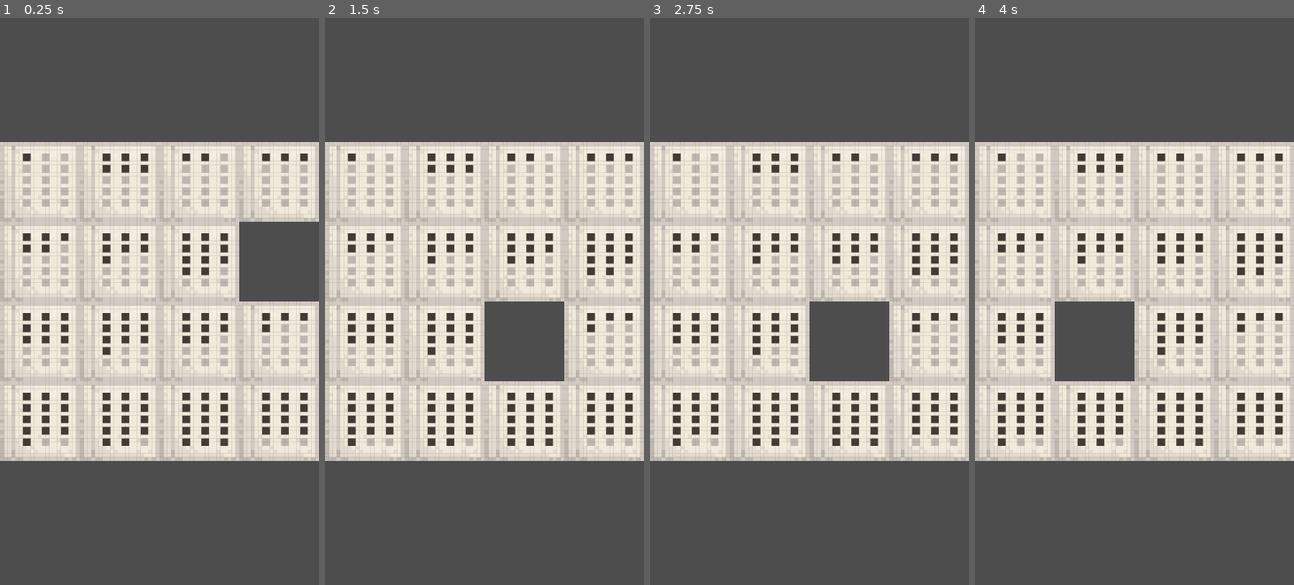
Above: before the commit, frames 1-4 (left to right).
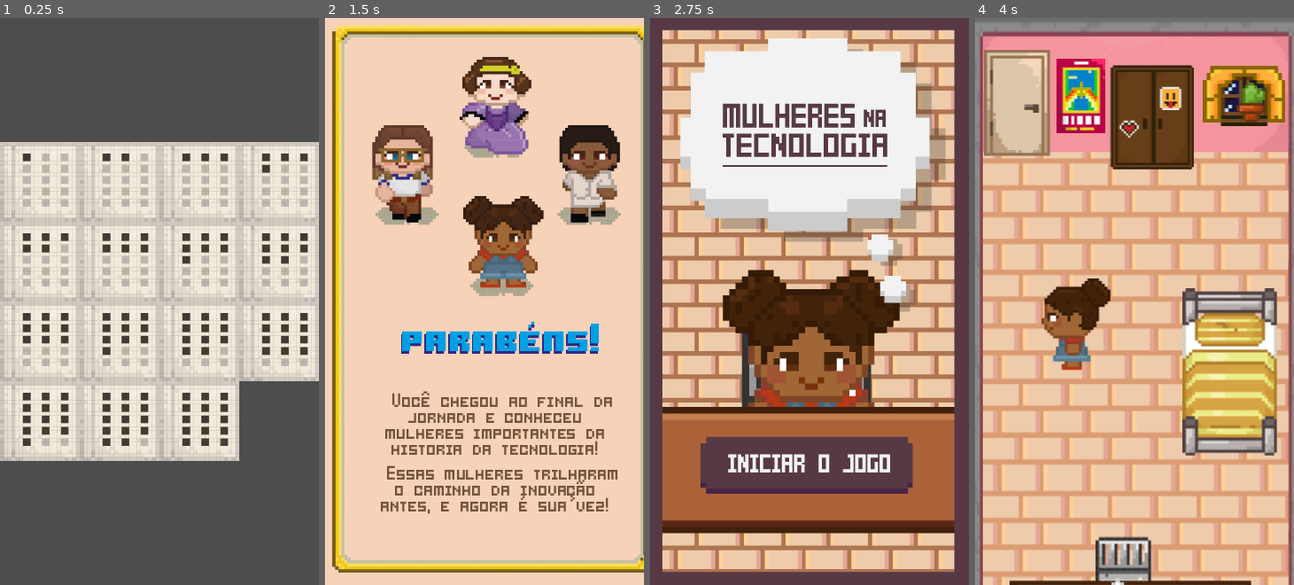
Above: after the commit, the same moments.

Repository: anacarlalima1/godot-game-hackathon
Game: Godot game, scene res://scenes/sliding_puzzle.tscn
Two runs of this game, one before a commit and one after it. Both use one fixed random seed, a clock stepped at 60 frames per second and the inputs below. This scene is started directly instead of the project's main scene.
Inputs (mouse positions are in pixels of both pictures, inside the frame that each line leads up to):
- Up to frame 1 (0.25 s): no input
- Up to frame 2 (1.5 s): tap Enter at 0.5 s; move the mouse to (554, 273) at 0.52 s; tap B at 0.6 s; click (554, 273) at 0.67 s; click (490, 301) at 1.27 s
- Up to frame 3 (2.75 s): click (815, 301) at 2.02 s
- Up to frame 4 (4 s): click (1134, 301) at 2.77 s; move the mouse to (1070, 329) at 3.52 s; hold A from 3.53 s (still down); click (1070, 329) at 3.6 s; tap B at 3.8 s

The runs differ from the first frame. In frame 1, 7.8% of the frame differs, in the area x 32-100%, y 23-79%; in frame 2, 93%; in frame 3, 84%; in frame 4, 99%, in the area x 0-100%, y 0-100%.

Commit message:
terminando fluxo

Diff:
--- a/scenes/bedroom.tscn
+++ b/scenes/bedroom.tscn
@@ -139,7 +139,6 @@
 animation = &"book_closed"
 
 [node name="Presente" type="AnimatedSprite2D" parent="."]
-visible = false
-position = Vector2(160, 576)
+position = Vector2(168, 576)
 sprite_frames = SubResource("SpriteFrames_bdrcm")
 animation = &"present_closed"
--- /dev/null
+++ b/scenes/capa_inicial.tscn
@@ -0,0 +1,19 @@
+[gd_scene load_steps=3 format=3 uid="uid://c2wtwmyufoxr0"]
+
+[ext_resource type="Script" path="res://scripts/inicio.gd" id="1_pv0oc"]
+[ext_resource type="Texture2D" uid="uid://bh0u5kpoyj8ad" path="res://sprites-menu/capa_inicial.png" id="2_hq4j3"]
+
+[node name="CapaInicial" type="Control"]
+layout_mode = 3
+anchors_preset = 15
+anchor_right = 1.0
+anchor_bottom = 1.0
+grow_horizontal = 2
+grow_vertical = 2
+script = ExtResource("1_pv0oc")
+
+[node name="Inicio" type="TextureButton" parent="."]
+layout_mode = 0
+offset_right = 40.0
+offset_bottom = 40.0
+texture_normal = ExtResource("2_hq4j3")
--- /dev/null
+++ b/scenes/fim.tscn
@@ -0,0 +1,19 @@
+[gd_scene load_steps=3 format=3 uid="uid://bdvwp5jl2fy01"]
+
+[ext_resource type="Script" path="res://scripts/fim.gd" id="1_g5aq2"]
+[ext_resource type="Texture2D" uid="uid://3xhe6dl4w5sa" path="res://sprites-menu/fim do jogo-03.png" id="2_o384q"]
+
+[node name="Fim" type="Control"]
+layout_mode = 3
+anchors_preset = 15
+anchor_right = 1.0
+anchor_bottom = 1.0
+grow_horizontal = 2
+grow_vertical = 2
+script = ExtResource("1_g5aq2")
+
+[node name="Fim" type="TextureButton" parent="."]
+layout_mode = 0
+offset_right = 40.0
+offset_bottom = 40.0
+texture_normal = ExtResource("2_o384q")
--- a/scenes/menu.tscn
+++ b/scenes/menu.tscn
@@ -1,7 +1,11 @@
-[gd_scene load_steps=3 format=3 uid="uid://be6cuocspeugx"]
+[gd_scene load_steps=7 format=3 uid="uid://be6cuocspeugx"]
 
 [ext_resource type="Script" path="res://scripts/menu.gd" id="1_mt1st"]
-[ext_resource type="Texture2D" uid="uid://8fs23c6k3j8s" path="res://sprites-menu/menu 1.png" id="1_nqt56"]
+[ext_resource type="Texture2D" uid="uid://8fs23c6k3j8s" path="res://sprites-menu/menu 1.png" id="2_vt5cm"]
+[ext_resource type="Texture2D" uid="uid://4jt28xb31d67" path="res://sprites-menu/menu 2.png" id="3_ljnxk"]
+[ext_resource type="Texture2D" uid="uid://5i76geqc5byl" path="res://sprites-menu/menu 3.png" id="4_u55lw"]
+[ext_resource type="Texture2D" uid="uid://52mfapd0df4x" path="res://sprites-menu/ada lovelace_retrato.png" id="5_43m83"]
+[ext_resource type="Texture2D" uid="uid://bk2ym14yj8f6x" path="res://sprites-menu/desafio_prancheta.png" id="6_rttnw"]
 
 [node name="Menu" type="Control"]
 layout_mode = 3
@@ -15,14 +19,26 @@
 offset_top = 16.0
 offset_right = 361.0
 offset_bottom = 657.0
-texture_normal = ExtResource("1_nqt56")
+texture_normal = ExtResource("2_vt5cm")
 
 [node name="Inicio" type="TextureButton" parent="."]
 layout_mode = 0
 offset_right = 40.0
 offset_bottom = 40.0
+texture_normal = ExtResource("3_ljnxk")
 
 [node name="History" type="TextureButton" parent="."]
 layout_mode = 0
 offset_right = 40.0
 offset_bottom = 40.0
+texture_normal = ExtResource("4_u55lw")
+
+[node name="AdaLovelaceRetrato" type="Sprite2D" parent="History"]
+position = Vector2(80, 96)
+texture = ExtResource("5_43m83")
+
+[node name="Desafio" type="TextureButton" parent="."]
+layout_mode = 0
+offset_right = 40.0
+offset_bottom = 40.0
+texture_normal = ExtResource("6_rttnw")
--- a/scenes/tile.tscn
+++ b/scenes/tile.tscn
@@ -9,3 +9,4 @@
 script = ExtResource("1_hrkln")
 
 [node name="TileSprite" type="Sprite2D" parent="."]
+position = Vector2(80, 72)
--- /dev/null
+++ b/scenes/vitoria.tscn
@@ -0,0 +1,19 @@
+[gd_scene load_steps=3 format=3 uid="uid://dp686y068lpd3"]
+
+[ext_resource type="Texture2D" uid="uid://beeg5gw40ceo3" path="res://sprites-menu/desafio_vitória.png" id="1_fl8er"]
+[ext_resource type="Script" path="res://scripts/vitoria.gd" id="1_lncpe"]
+
+[node name="Vitoria" type="Control"]
+layout_mode = 3
+anchors_preset = 15
+anchor_right = 1.0
+anchor_bottom = 1.0
+grow_horizontal = 2
+grow_vertical = 2
+script = ExtResource("1_lncpe")
+
+[node name="vitoria" type="TextureButton" parent="."]
+layout_mode = 0
+offset_right = 40.0
+offset_bottom = 40.0
+texture_normal = ExtResource("1_fl8er")
--- a/scripts/bedroom.gd
+++ b/scripts/bedroom.gd
@@ -1,28 +1,61 @@
 extends Control
 
 var book: AnimatedSprite2D
+var present: AnimatedSprite2D
 var timer: Timer
+var present_open = false
+var book_visible = false
+var book_open = false  # Adicionada a variável book_open
 
 func _ready():
 	book = $Livro
+	present = $Presente
 	timer = Timer.new()
 	add_child(timer)
 
-	# Inicialmente, o livro é visível e fechado
-	book.play("book_closed")
+	# Inicialmente, o presente é visível e fechado
+	present.play("present_closed")
+	book.hide()  # Esconde o livro inicialmente
 	print("Script está pronto.")
 
 func _input(event):
-	if event is InputEventKey and event.pressed and event.keycode == Key.KEY_A:
-		print("Tecla A pressionada.")
-		if book.animation == "book_closed":
-			book.play("book_open")
-			print("Livro foi aberto!")
-			timer.wait_time = 2.0  # Define o tempo de espera em segundos
-			timer.one_shot = true
-			timer.connect("timeout", Callable(self, "_on_timer_timeout"))
-			timer.start()
+	if event is InputEventKey and event.pressed:
+		if event.keycode == Key.KEY_B:
+			_handle_b_pressed()
+		elif event.keycode == Key.KEY_A:
+			_handle_a_pressed()
 
-func _on_timer_timeout():
+func _handle_b_pressed():
+	if not present_open:
+		print("Tecla B pressionada - Abrindo presente.")
+		present.play("present_open")
+		timer.wait_time = 1.0  # Define o tempo de espera em segundos
+		timer.one_shot = true
+		timer.connect("timeout", Callable(self, "_on_present_opened"))
+		timer.start()
+	else:
+		print("Tecla B pressionada - Mostrando livro fechado.")
+		present.hide()
+		book.show()
+		book.play("book_closed")
+		present_open = false
+		book_visible = true
+
+func _on_present_opened():
+	print("Presente aberto.")
+	present.play("present_opened")
+	present_open = true
+
+func _handle_a_pressed():
+	if book_visible and not book_open:
+		print("Tecla A pressionada - Abrindo livro.")
+		book.play("book_open")
+		book_open = true  # Atualiza o estado para indicar que o livro está aberto
+		timer.wait_time = 2.0  # Define o tempo de espera em segundos
+		timer.one_shot = true
+		timer.connect("timeout", Callable(self, "_on_book_opened"))
+		timer.start()
+
+func _on_book_opened():
 	print("Mudando para a próxima cena.")
 	get_tree().change_scene_to_file("res://scenes/menu.tscn")
--- /dev/null
+++ b/scripts/fim.gd
@@ -0,0 +1,11 @@
+extends Control
+
+func _ready():
+	print("Cena inicial pronta. Aguardando clique para mudar para a cena principal.")
+	# Habilita a detecção de eventos de entrada
+	set_process_input(true)
+
+func _input(event):
+	if event is InputEventMouseButton and event.pressed:
+		print("Clique detectado. Carregando a cena principal.")
+		get_tree().change_scene_to_file("res://scenes/capa_inicial.tscn")
--- /dev/null
+++ b/scripts/inicio.gd
@@ -0,0 +1,11 @@
+extends Node
+
+func _ready():
+	print("Cena inicial pronta. Aguardando clique para mudar para a cena principal.")
+	# Habilita a detecção de eventos de entrada
+	set_process_input(true)
+
+func _input(event):
+	if event is InputEventMouseButton and event.pressed:
+		print("Clique detectado. Carregando a cena principal.")
+		get_tree().change_scene_to_file("res://scenes/main.tscn")
--- a/scripts/menu.gd
+++ b/scripts/menu.gd
@@ -9,6 +9,7 @@
 	sprites.append($Capa)
 	sprites.append($Inicio)
 	sprites.append($History)
+	sprites.append($Desafio)
 
 	# Inicialmente, mostre apenas a primeira sprite
 	show_sprite(current_sprite_index)
@@ -18,14 +19,18 @@
 		sprite.connect("pressed", Callable(self, "_on_sprite_pressed"))
 
 func _on_sprite_pressed():
-	# Oculta a sprite atual
-	sprites[current_sprite_index].hide()
+	# Verifica se a sprite atual é a última
+	if current_sprite_index == sprites.size() - 1:
+		change_to_puzzle_scene()
+	else:
+		# Oculta a sprite atual
+		sprites[current_sprite_index].hide()
 
-	# Avança para a próxima sprite
-	current_sprite_index = (current_sprite_index + 1) % sprites.size()
+		# Avança para a próxima sprite
+		current_sprite_index += 1
 
-	# Mostra a próxima sprite
-	show_sprite(current_sprite_index)
+		# Mostra a próxima sprite
+		show_sprite(current_sprite_index)
 
 func show_sprite(index):
 	# Oculta todas as sprites
@@ -34,3 +39,7 @@
 
 	# Mostra a sprite especificada
 	sprites[index].show()
+
+func change_to_puzzle_scene():
+	print("Mudando para a cena do quebra-cabeça.")
+	get_tree().change_scene_to_file("res://scenes/sliding_puzzle.tscn")
--- a/scripts/player.gd
+++ b/scripts/player.gd
@@ -1,63 +1,71 @@
 extends Area2D
-#
-@export var speed = 400
+
+@export var speed = 200  # Ajuste a velocidade conforme necessário
 var screen_size
 var destination = Vector2.ZERO
 var is_mouse_pressed = false
 
 func _ready():
 	screen_size = get_viewport_rect().size
-	destination = position  # Inicialmente, o destino é a posição atual
+	destination = position  # Define a posição inicial como destino para evitar movimento imediato
 
 func _process(delta):
 	var velocity = Vector2.ZERO
 
-	# Verifica se o mouse foi clicado
+	# Movimento controlado pelo clique do mouse
 	if Input.is_action_pressed("click"):
 		is_mouse_pressed = true
 		destination = get_global_mouse_position()
 	else:
 		is_mouse_pressed = false
 
-	# Calcula a direção para o destino
 	var direction = destination - position
-	if direction.length() > 1:
+	var distance = direction.length()
+
+	# Ajuste a distância mínima para parar o movimento
+	if distance > 10:
 		velocity = direction.normalized() * speed
-#
-	# Atualiza a posição do personagem
-	position += velocity * delta
+
+	# Atualiza a posição do personagem com detecção de colisão
+	move_and_collide_custom(velocity * delta)
 
 	# Garante que o personagem permaneça dentro dos limites da tela
 	position = position.clamp(Vector2.ZERO, screen_size)
-#
+
 	# Animações de movimento
 	if velocity != Vector2.ZERO:
 		if abs(velocity.x) > abs(velocity.y):
 			if velocity.x > 0:
-				$AnimatedSprite2D.animation = "walk_right"
+				if $AnimatedSprite2D.animation != "walk_right":
+					$AnimatedSprite2D.play("walk_right")
 			else:
-				$AnimatedSprite2D.animation = "walk_left"
+				if $AnimatedSprite2D.animation != "walk_left":
+					$AnimatedSprite2D.play("walk_left")
 		else:
 			if velocity.y > 0:
-				$AnimatedSprite2D.animation = "walk"
+				if $AnimatedSprite2D.animation != "walk":
+					$AnimatedSprite2D.play("walk")
 			else:
-				$AnimatedSprite2D.animation = "back_walk"
+				if $AnimatedSprite2D.animation != "back_walk":
+					$AnimatedSprite2D.play("back_walk")
 	else:
-		if is_mouse_pressed:
-			if destination.x > position.x:
-				$AnimatedSprite2D.animation = "walk_right"
-			elif destination.x < position.x:
-				$AnimatedSprite2D.animation = "walk_left"
-			elif destination.y < position.y:
-				$AnimatedSprite2D.animation = "walk"
-			elif destination.y > position.y:
-				$AnimatedSprite2D.animation = "back_walk"
-		else:
-			if $AnimatedSprite2D.animation == "walk_right" or $AnimatedSprite2D.animation == "stop_right":
-				$AnimatedSprite2D.animation = "stop_right"
-			elif $AnimatedSprite2D.animation == "walk_left" or $AnimatedSprite2D.animation == "stop_left":
-				$AnimatedSprite2D.animation = "stop_left"
-			elif $AnimatedSprite2D.animation == "walk" or $AnimatedSprite2D.animation == "stop":
-				$AnimatedSprite2D.animation = "stop"
-			elif $AnimatedSprite2D.animation == "walk" or $AnimatedSprite2D.animation == "back":
-				$AnimatedSprite2D.animation = "back"
+		if $AnimatedSprite2D.animation == "walk_right" or $AnimatedSprite2D.animation == "stop_right":
+			$AnimatedSprite2D.play("stop_right")
+		elif $AnimatedSprite2D.animation == "walk_left" or $AnimatedSprite2D.animation == "stop_left":
+			$AnimatedSprite2D.play("stop_left")
+		elif $AnimatedSprite2D.animation == "walk":
+			$AnimatedSprite2D.play("stop")
+		elif $AnimatedSprite2D.animation == "back_walk" or $AnimatedSprite2D.animation == "back":
+			$AnimatedSprite2D.play("back")
+
+func move_and_collide_custom(velocity):
+	var new_position = position + velocity
+	var collision = false
+
+	for area in get_overlapping_areas():
+		if area.name == "Escrivaninha" or area.name == "Cadeira":
+			collision = true
+			break
+
+	if not collision:
+		position = new_position
--- a/scripts/sliding_puzzle.gd
+++ b/scripts/sliding_puzzle.gd
@@ -19,7 +19,7 @@
 func shuffle_tiles():
 	var previous = 99
 	var previous_1 = 98
-	for t in range(0,300):
+	for t in range(0,10):
 		var tile = randi() % 16
 		if tiles[tile] != $Tile16 and tile != previous and tile != previous_1:
 			var rows = int((tiles[tile].position.y - 140) / 90)  # Ajusta o cálculo das linhas
@@ -41,6 +41,7 @@
 		check_neighbours(rows,cols)
 		if tiles == solved:
 			print("You win!")
+			get_tree().change_scene_to_file("res://scenes/vitoria.tscn")
 
 func check_neighbours(rows, cols):
 	var empty = false
--- /dev/null
+++ b/scripts/vitoria.gd
@@ -0,0 +1,11 @@
+extends Control
+
+func _ready():
+	print("Cena inicial pronta. Aguardando clique para mudar para a cena principal.")
+	# Habilita a detecção de eventos de entrada
+	set_process_input(true)
+
+func _input(event):
+	if event is InputEventMouseButton and event.pressed:
+		print("Clique detectado. Carregando a cena principal.")
+		get_tree().change_scene_to_file("res://scenes/fim.tscn")
Not shown: 1 places in scenes/tictactoe.tscn that only renumber resources
Not shown: 1 places in scenes/tile.tscn that only renumber resources
Binary file added: sprites-menu/capa_inicial.png
Not shown, added: sprites-menu/capa_inicial.png.import
Binary file added: sprites-menu/desafio_prancheta.png
Not shown, added: sprites-menu/desafio_prancheta.png.import
Binary file added: sprites-menu/desafio_vitória.png
Not shown, added: sprites-menu/desafio_vitória.png.import
Binary file added: sprites-menu/fim do jogo-03.png
Not shown, added: sprites-menu/fim do jogo-03.png.import
